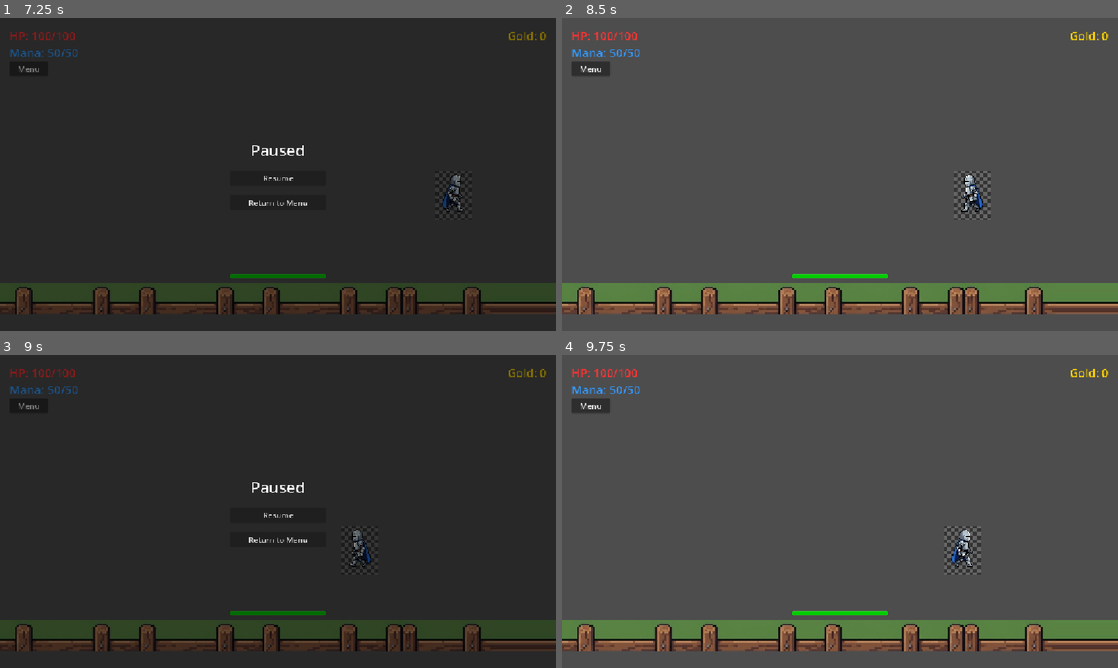
Above: before the commit, frames 1-4 (two rows, left to right).
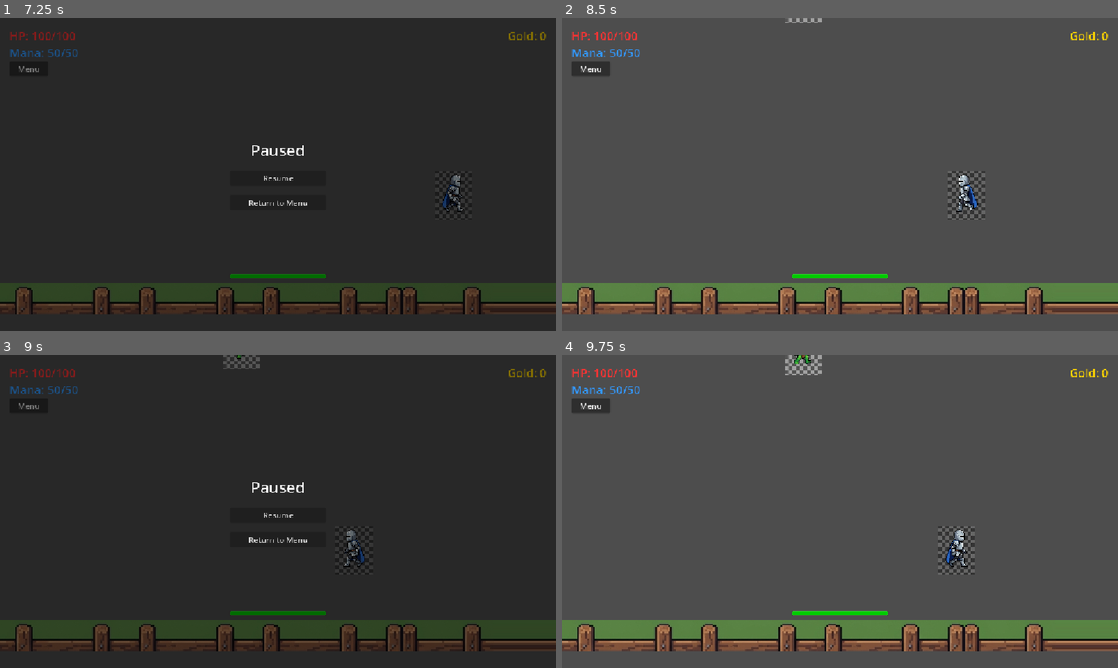
Above: after the commit, the same moments.

Repository: LucasGauterio/godot-wave-conqueror
Game: Godot game, scene res://scenes/ui/menu.tscn
Two runs of this game, one before a commit and one after it. Both use one fixed random seed, a clock stepped at 60 frames per second and the inputs below.
Inputs:
- Up to frame 1 (7.25 s): click "Start Game" at 0.5 s; click "Menu" at 1.25 s; click "Resume" at 2 s; hold D (move_right) 2.78-3.5 s; hold Shift (run) 2.78-3.5 s; tap Space (attack) at 2.85, 5.3, 5.85, 6.8 s; click "Return to Menu" at 3.5 s; click "Start Game" at 4.25 s; hold S (move_down) 5.03-5.78 s; tap Shift (run) at 5.1, 6.6 s; tap Enter at 5.75 s; hold D (move_right) 5.78-6.53 s; hold Shift (run) 5.78-6.53 s; hold W (move_up) from 6.53 s (still down)
- Up to frame 2 (8.5 s): tap Space (attack) at 7.25, 7.35, 8.3 s; release W (move_up) at 7.28 s; hold Shift (run) 7.28-8.03 s; hold A (move_left) from 7.28 s (still down); tap Enter at 8 s; tap Shift (run) at 8.1 s
- Up to frame 3 (9 s): release A (move_left) at 8.78 s; hold S (move_down) from 8.78 s (still down); hold Shift (run) from 8.78 s (still down); tap Space (attack) at 8.85 s
- Up to frame 4 (9.75 s): tap Space (attack) at 9.5 s; release S (move_down) at 9.53 s; release Shift (run) at 9.53 s; hold D (move_right) from 9.53 s (still down); tap Shift (run) at 9.6 s

Frame 1 is identical in both runs. In frame 2, 0.9% of the frame differs, in the area x 40-78%, y 0-65%; in frame 3, 0.7%; in frame 4, 1.1%, in the area x 40-76%, y 0-71%.
Error before the commit: Invalid assignment of property or key 'position' with value of type 'Vector2' on a base object of type 'null instance'. (res://scripts/main.gd:43)

Commit message:
fix: Restore goblin scaling, health bars, and priority attack logic

Diff:
--- a/scenes/enemies/enemy_base.tscn
+++ b/scenes/enemies/enemy_base.tscn
@@ -41,11 +41,11 @@
 
 [sub_resource type="AtlasTexture" id="AtlasTexture_die_3"]
 atlas = ExtResource("2_texture")
-region = Rect2(64, 682, 256, 341)
+region = Rect2(512, 682, 256, 341)
 
 [sub_resource type="AtlasTexture" id="AtlasTexture_die_4"]
 atlas = ExtResource("2_texture")
-region = Rect2(96, 682, 256, 341)
+region = Rect2(768, 682, 256, 341)
 
 [sub_resource type="SpriteFrames" id="SpriteFrames_goblin"]
 animations = [{
@@ -93,36 +93,32 @@
 }, {
 "frames": [{
 "duration": 1.0,
-"texture": SubResource("AtlasTexture_walk_2")
-}, {
-"duration": 1.0,
-"texture": SubResource("AtlasTexture_walk_3")
+"texture": SubResource("AtlasTexture_walk_1")
 }, {
 "duration": 1.0,
 "texture": SubResource("AtlasTexture_walk_2")
 }, {
 "duration": 1.0,
-"texture": SubResource("AtlasTexture_walk_1")
+"texture": SubResource("AtlasTexture_walk_3")
 }],
 "loop": true,
 "name": &"walk",
 "speed": 6.0
 }]
 
-[sub_resource type="CapsuleShape2D" id="CapsuleShape2D_enemy"]
+[sub_resource type="CapsuleShape2D" id="CapsuleShape2D_1"]
 radius = 20.0
 height = 60.0
 
-[sub_resource type="RectangleShape2D" id="RectangleShape2D_detection"]
+[sub_resource type="RectangleShape2D" id="RectangleShape2D_1"]
 size = Vector2(40, 60)
 
-[sub_resource type="StyleBoxFlat" id="StyleBoxFlat_bg"]
+[sub_resource type="StyleBoxFlat" id="StyleBoxFlat_1"]
 bg_color = Color(0.15, 0.1, 0.1, 1)
 
-[sub_resource type="StyleBoxFlat" id="StyleBoxFlat_fg"]
+[sub_resource type="StyleBoxFlat" id="StyleBoxFlat_2"]
 bg_color = Color(0.8, 0, 0, 1)
 
-# Enemies on layer 2 (Enemies) and mask 3 (Wall) + 4 (Wall/Boundaries)
 [node name="EnemyBase" type="CharacterBody2D" groups=["enemies"]]
 collision_layer = 2
 collision_mask = 12
@@ -135,19 +131,17 @@
 sprite_frames = SubResource("SpriteFrames_goblin")
 animation = &"walk"
 autoplay = "walk"
-flip_v = false
 
 [node name="CollisionShape2D" type="CollisionShape2D" parent="."]
 position = Vector2(0, 15)
-shape = SubResource("CapsuleShape2D_enemy")
+shape = SubResource("CapsuleShape2D_1")
 
 [node name="AttackDetection" type="Area2D" parent="."]
-collision_layer = 0
 collision_mask = 7
 
 [node name="CollisionShape2D" type="CollisionShape2D" parent="AttackDetection"]
 position = Vector2(0, 40)
-shape = SubResource("RectangleShape2D_detection")
+shape = SubResource("RectangleShape2D_1")
 
 [node name="RayCast2D" type="RayCast2D" parent="."]
 target_position = Vector2(0, 60)
@@ -158,7 +152,7 @@
 offset_top = -30.0
 offset_right = 20.0
 offset_bottom = -25.0
-theme_override_styles/background = SubResource("StyleBoxFlat_bg")
-theme_override_styles/fill = SubResource("StyleBoxFlat_fg")
+theme_override_styles/background = SubResource("StyleBoxFlat_1")
+theme_override_styles/fill = SubResource("StyleBoxFlat_2")
 value = 100.0
 show_percentage = false
--- a/scripts/enemy.gd
+++ b/scripts/enemy.gd
@@ -88,46 +88,44 @@
 var target_to_attack: Node2D = null
 
 func check_collisions():
-	# If we have a target, check if it's still overlapping or valid
+	# If we have a target, check if it's still alive and valid
 	if is_instance_valid(target_to_attack):
-		if target_to_attack in attack_detection.get_overlapping_bodies():
-			current_state = State.ATTACK
-			return
-		else:
-			target_to_attack = null
-			current_state = State.WALK
+		# If the target is the player or wall, we stay in attack mode
+		# We'll rely on perform_attack's range check to drop it if they get away
+		current_state = State.ATTACK
+		return
 
-	# 1. Check overlapping bodies in the front detection area
+	var potential_blocked = false
 	var overlapping = attack_detection.get_overlapping_bodies()
+
+	# Pass 1: Look for Player or Wall (High Priority)
 	for body in overlapping:
 		if body == self: continue
-
-		# Prioritize attacking the Player or Wall
 		if body.name == "Knight" or body.is_in_group("wall") or body.get_collision_layer_value(3):
 			target_to_attack = body
 			current_state = State.ATTACK
 			return
 
-		# If it's another enemy, just stop (prevents pushing/stacking)
 		if body.is_in_group("enemies"):
-			is_blocked = true
-			return
+			potential_blocked = true
 
-	# 2. Check raycast for precise line-of-sight
+	# Pass 2: Check Raycast for line-of-sight targets
 	if ray_cast.is_colliding():
 		var collider = ray_cast.get_collider()
-		if collider == self: return
+		if is_instance_valid(collider) and collider != self:
+			if collider.name == "Knight" or collider.is_in_group("wall") or collider.get_collision_layer_value(3):
+				target_to_attack = collider
+				current_state = State.ATTACK
+				return
+			if collider.is_in_group("enemies"):
+				potential_blocked = true
 
-		if collider.name == "Knight" or collider.is_in_group("wall") or collider.get_collision_layer_value(3):
-			target_to_attack = collider
-			current_state = State.ATTACK
-			return
+	# If no target found but we are blocked by an ally
+	if potential_blocked:
+		is_blocked = true
+		return
 
-		if collider.is_in_group("enemies"):
-			is_blocked = true
-			return
-
-	# If nothing detected
+	# If nothing detected, make sure we are walking
 	if current_state == State.ATTACK:
 		current_state = State.WALK
 
@@ -138,11 +136,17 @@
 		current_state = State.WALK
 		return
 
-	# Check if target is still in range
-	if not (target_to_attack in attack_detection.get_overlapping_bodies()):
-		target_to_attack = null
-		current_state = State.WALK
-		return
+	# Check if target is still in range (use a slightly larger buffer)
+	var in_range = false
+	for body in attack_detection.get_overlapping_bodies():
+		if body == target_to_attack:
+			in_range = true
+			break
+
+	if not in_range:
+		# Check raycast as fallback for range
+		if ray_cast.is_colliding() and ray_cast.get_collider() == target_to_attack:
+			in_range = true
 
 	# Deal damage
 	if target_to_attack.has_method("take_damage"):
--- a/scripts/player.gd
+++ b/scripts/player.gd
@@ -75,12 +75,13 @@
 	update_attack_direction()
 
 func check_auto_attack():
-	if time_since_last_attack <= 0:
+	if time_since_last_attack <= 0 and current_state != State.ATTACK:
 		var bodies = attack_area.get_overlapping_bodies()
-		# if bodies.size() > 0:
-		# 	print("Knight seeing ", bodies.size(), " bodies")
+		if bodies.size() > 0:
+			print("[DEBUG] Knight sees ", bodies.size(), " bodies in attack area")
 		for body in bodies:
 			if body != self and (body.is_in_group("enemies") or body.has_method("take_damage")):
+				print("[DEBUG] Knight attacking: ", body.name)
 				enter_state(State.ATTACK)
 				perform_attack()
 				break
@@ -102,8 +103,7 @@
 
 	if input_vector != Vector2.ZERO:
 		var target_speed = get_actual_speed()
-		# If we are attacking or blocked, don't move
-		if current_state == State.ATTACK or target_speed == 0:
+		if current_state == State.ATTACK:
 			velocity = Vector2.ZERO
 		else:
 			velocity = input_vector * target_speed
@@ -124,23 +124,15 @@
 			body.take_damage(base_damage, knockback)
 			hit = true
 
-	if hit:
-		time_since_last_attack = attack_cooldown
+	# Always start cooldown to prevent infinite animation loop
+	time_since_last_attack = attack_cooldown
 
 func get_actual_speed() -> float:
 	var base = speed
-	# Check for 'run' action, if none, use default
 	if Input.is_action_pressed("run"):
 		base *= run_speed_multiplier
 	if is_mounted:
 		base *= mounted_speed_multiplier
-
-	# If enemies are very close, slow down or stop to prevent pushing
-	var bodies = attack_area.get_overlapping_bodies()
-	for body in bodies:
-		if body.is_in_group("enemies"):
-			return 0.0 # Stop moving into enemies
-
 	return base
 
 func enter_state(new_state: State):
Not shown: 1 places in scenes/enemies/enemy_base.tscn that only renumber resources
